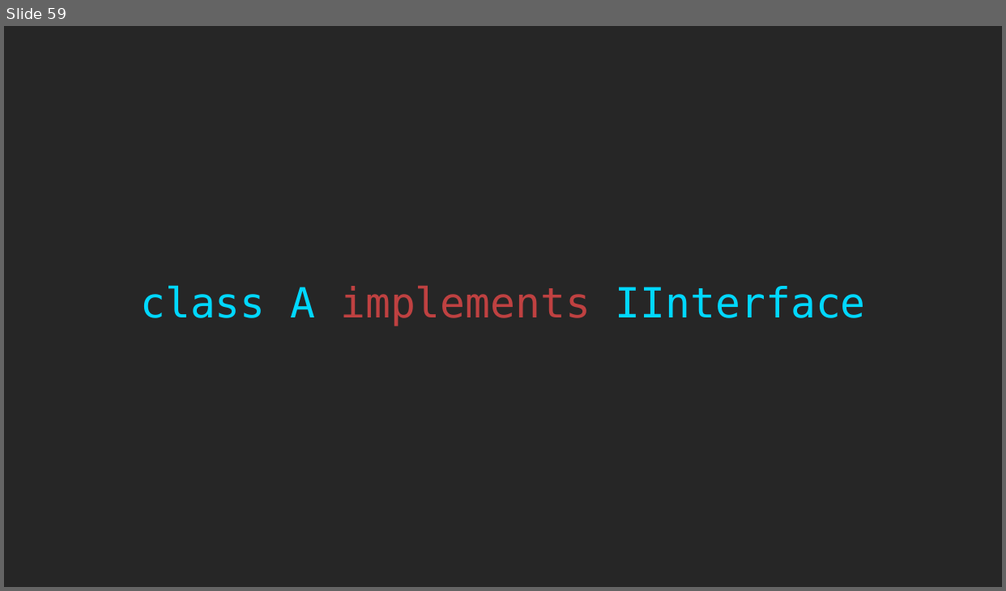
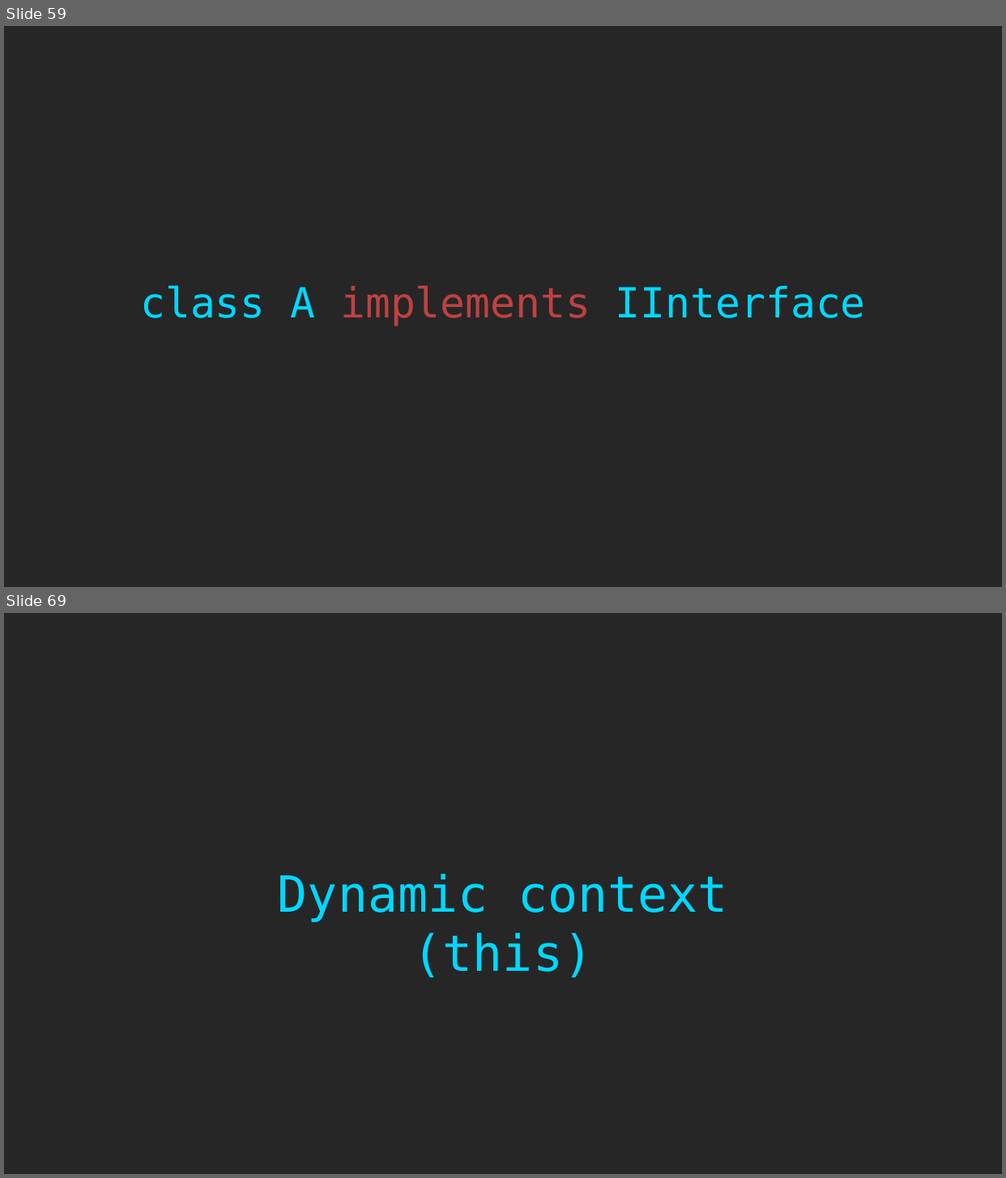
Before and after one commit to rkhaimov/ts-course, a slide deck: Course.pptx. Shown one above the other, each under a label of ours: slide 59 before the commit, slides 59 and 69 after it; the slides between them are not shown. The pictures are 1006x591 and 1006x1178 pixels, drawn with LibreOffice and Linux fonts; fonts in the diff are those of the drawing. Boxes give left, top, right and bottom in pixels: in the first picture for what was removed or moved away, otherwise in the second. Text is boxed around its words. In the diff, an @@ line names an element or a change of style, - is before the commit and + after.

```diff
--- a/Course.pptx
+++ b/Course.pptx
@@ slide 69 added at <box>4,613,1002,1174</box>, background #262626 @@
@@ text added at <box>278,874,728,977</box>, 48 pt, text #00D8FF @@
+Dynamic context (this)
```
Also in this commit, not shown: 1 slide changed, 9 other slides added.
